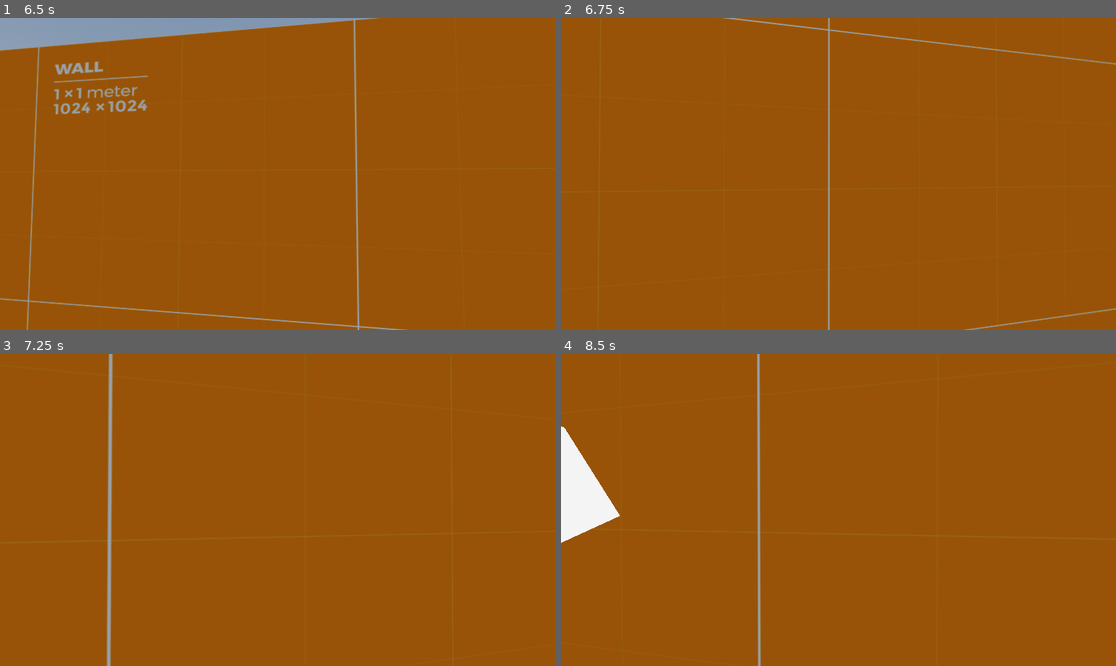
Above: before the commit, frames 1-4 (two rows, left to right).
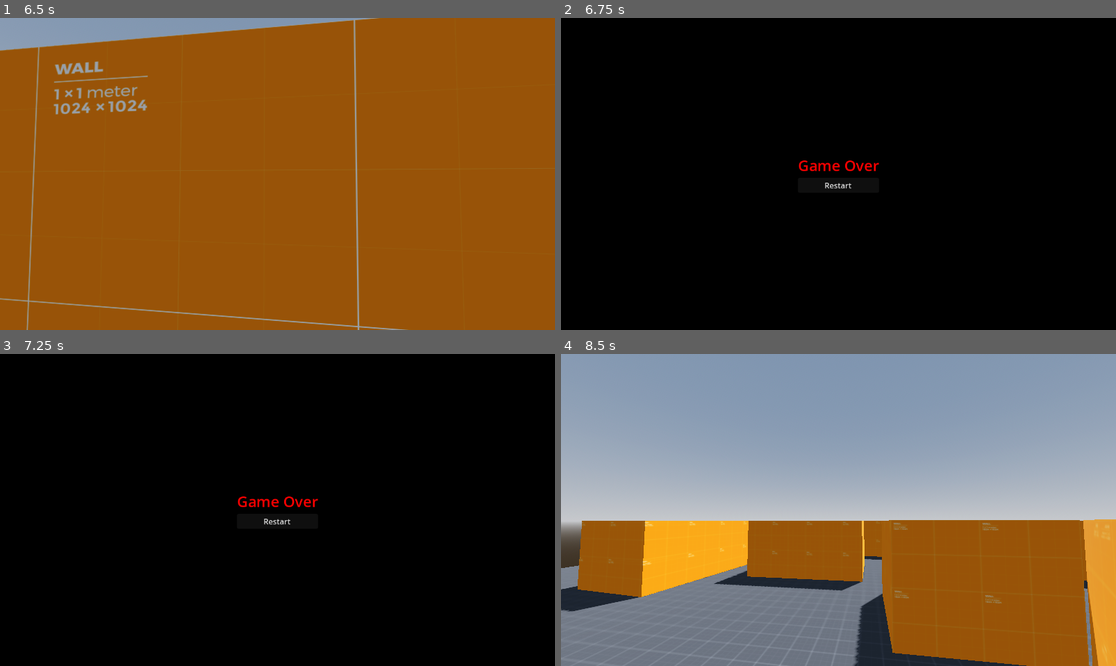
Above: after the commit, the same moments.

Repository: bypell/horror-game-enemy-demo
Game: Godot game, scene res://level/level.tscn
The game is run twice, just before and just after one commit, with the same random seed, the same clock (stepped at 60 frames per second) and the same inputs.
Inputs (mouse positions are in pixels of both pictures, inside the frame that each line leads up to):
- Up to frame 1 (6.5 s): tap Enter (ui_accept) at 0.5, 0.77, 1.52, 2.75, 3.02, 3.77, 4.52, 5.75, 6.02 s; move the mouse to (305, 174) at 0.52 s; hold Shift (sprint) 0.53-1.28 s; hold W (forward) 0.53-5.78 s; move the mouse to (249, 174) at 1.27 s; tap Shift (sprint) every 1.5 s from 1.35 to 5.85 s; move the mouse to (288, 167) at 2.02 s; hold Shift (sprint) 2.03-2.78 s; move the mouse to (271, 180) at 2.77 s; move the mouse to (316, 177) at 3.52 s; hold Shift (sprint) 3.53-4.28 s; move the mouse to (233, 170) at 4.27 s; move the mouse to (283, 174) at 5.02 s; hold Shift (sprint) 5.03-5.78 s; move the mouse to (255, 167) at 5.77 s; hold D (right) from 5.78 s (still down)
- Up to frame 2 (6.75 s): move the mouse to (866, 174) at 6.52 s; release D (right) at 6.53 s; hold W (forward) from 6.53 s (still down); hold Shift (sprint) from 6.53 s (still down)
- Up to frame 3 (7.25 s): keep holding W (forward); keep holding Shift (sprint); tap Enter (ui_accept) at 6.77 s
- Up to frame 4 (8.5 s): release W (forward) at 7.25 s; release Shift (sprint) at 7.25 s; click (838, 522) at 7.25 s, where only the run after the commit has a clickable "Restart"; tap Enter (ui_accept) at 8, 8.27 s; move the mouse to (810, 510) at 8.02 s; hold W (forward) from 8.03 s (still down); tap Shift (sprint) at 8.1 s

Frame 1 is identical in both runs. In frame 2, 100% of the frame differs, in the area x 0-100%, y 0-100%; in frame 3, 100%; in frame 4, 77%.

Commit message:
game over

Diff:
--- a/enemy/enemy.gd
+++ b/enemy/enemy.gd
@@ -1,5 +1,7 @@
 extends CharacterBody3D
 class_name Enemy
+
+signal reached_player
 
 @export var max_spotting_distance := 50.0
 
@@ -30,6 +32,8 @@
 	var where_to_look = navigation_agent.get_next_path_position()
 	where_to_look.y = global_position.y
 	if not where_to_look.is_equal_approx(global_position):
+		# if you want interpolation, look into quaternions and slerp()
+		# using look_at for simplicity
 		look_at(where_to_look)
 
 	velocity = direction * _current_speed
--- a/enemy/enemy.tscn
+++ b/enemy/enemy.tscn
@@ -8,7 +8,7 @@
 
 [sub_resource type="CylinderShape3D" id="CylinderShape3D_qjb43"]
 
-[node name="Enemy" type="CharacterBody3D"]
+[node name="Enemy" type="CharacterBody3D" groups=["enemy"]]
 script = ExtResource("1_5anih")
 
 [node name="CollisionShape3D" type="CollisionShape3D" parent="."]
@@ -22,14 +22,10 @@
 [node name="Skeleton3D" parent="EnemyModel/Armature" index="0"]
 bones/2/rotation = Quaternion(6.30291e-09, 3.17072e-08, -0.0528214, 0.998604)
 bones/4/rotation = Quaternion(6.30291e-09, -3.17072e-08, 0.0528214, 0.998604)
-bones/5/rotation = Quaternion(0.707107, 0, 0.707107, 0)
-bones/6/rotation = Quaternion(-5.09772e-10, 5.19975e-12, 0.0116608, 0.999932)
+bones/6/rotation = Quaternion(-5.09772e-10, 5.19886e-12, 0.0116608, 0.999932)
 bones/6/scale = Vector3(1, 1, 1)
-bones/7/rotation = Quaternion(-1.76095e-07, -2.15234e-07, -0.692058, 0.721842)
-bones/8/rotation = Quaternion(0.707107, 0, -0.707107, 0)
-bones/9/rotation = Quaternion(-5.09772e-10, -5.19975e-12, -0.0116608, 0.999932)
+bones/9/rotation = Quaternion(-5.09772e-10, -5.19886e-12, -0.0116608, 0.999932)
 bones/9/scale = Vector3(1, 1, 1)
-bones/10/rotation = Quaternion(-1.76095e-07, 2.15234e-07, 0.692058, 0.721842)
 
 [node name="AnimationPlayer" parent="EnemyModel" index="1"]
 autoplay = "Idle"
@@ -41,7 +37,7 @@
 [node name="EyeRayCast" type="RayCast3D" parent="Eye"]
 unique_name_in_owner = true
 enabled = false
-target_position = Vector3(0, 0, -50)
+target_position = Vector3(0, 0, -1)
 
 [node name="NavigationAgent3D" type="NavigationAgent3D" parent="."]
 unique_name_in_owner = true
--- a/enemy/states/state_chasing.gd
+++ b/enemy/states/state_chasing.gd
@@ -3,6 +3,7 @@
 const CHASE_MAX_TIME := 8.0
 
 @export var _chasing_speed := 6.0
+@export var _catching_distance := 1.4
 
 var _chase_timer := 0.0
 
@@ -22,3 +23,6 @@
 
 	if not _enemy.is_line_of_sight_broken():
 		_chase_timer = CHASE_MAX_TIME
+
+	if _enemy.global_position.distance_to(_enemy.player.global_position) <= _catching_distance:
+		_enemy.reached_player.emit()
--- /dev/null
+++ b/game_over/game_over.gd
@@ -0,0 +1,8 @@
+extends Control
+
+func _ready() -> void:
+	%RestartButton.pressed.connect(_on_restart_pressed)
+	Input.mouse_mode = Input.MOUSE_MODE_VISIBLE
+
+func _on_restart_pressed() -> void:
+	get_tree().change_scene_to_file("res://level/level.tscn")
--- /dev/null
+++ b/game_over/game_over.tscn
@@ -0,0 +1,43 @@
+[gd_scene load_steps=2 format=3 uid="uid://ds1dcdlcj1lya"]
+
+[ext_resource type="Script" path="res://game_over/game_over.gd" id="1_s28jw"]
+
+[node name="GameOver" type="Control"]
+layout_mode = 3
+anchors_preset = 15
+anchor_right = 1.0
+anchor_bottom = 1.0
+grow_horizontal = 2
+grow_vertical = 2
+script = ExtResource("1_s28jw")
+
+[node name="Background" type="ColorRect" parent="."]
+layout_mode = 1
+anchors_preset = 15
+anchor_right = 1.0
+anchor_bottom = 1.0
+grow_horizontal = 2
+grow_vertical = 2
+color = Color(0, 0, 0, 1)
+
+[node name="CenterContainer" type="CenterContainer" parent="."]
+layout_mode = 1
+anchors_preset = 15
+anchor_right = 1.0
+anchor_bottom = 1.0
+grow_horizontal = 2
+grow_vertical = 2
+
+[node name="VBoxContainer" type="VBoxContainer" parent="CenterContainer"]
+layout_mode = 2
+
+[node name="GameOverLabel" type="Label" parent="CenterContainer/VBoxContainer"]
+layout_mode = 2
+theme_override_colors/font_color = Color(1, 0, 0, 1)
+theme_override_font_sizes/font_size = 31
+text = "Game Over"
+
+[node name="RestartButton" type="Button" parent="CenterContainer/VBoxContainer"]
+unique_name_in_owner = true
+layout_mode = 2
+text = "Restart"
--- /dev/null
+++ b/level/level.gd
@@ -0,0 +1,10 @@
+extends Node3D
+
+
+func _ready() -> void:
+	var enemy: Enemy = get_tree().get_first_node_in_group("enemy")
+	enemy.reached_player.connect(_enemy_reached_player)
+
+
+func _enemy_reached_player() -> void:
+	get_tree().change_scene_to_file("res://game_over/game_over.tscn")
--- a/level/level.tscn
+++ b/level/level.tscn
@@ -1,6 +1,7 @@
-[gd_scene load_steps=8 format=3 uid="uid://xh24bj7vyc42"]
+[gd_scene load_steps=9 format=3 uid="uid://xh24bj7vyc42"]
 
 [ext_resource type="PackedScene" uid="uid://c6rslwmxfavxo" path="res://level/model/level.glb" id="1_0nlc8"]
+[ext_resource type="Script" path="res://level/level.gd" id="1_k0b2y"]
 [ext_resource type="PackedScene" uid="uid://ckkwdoj7vpe0d" path="res://enemy/enemy.tscn" id="2_xg7sp"]
 [ext_resource type="PackedScene" uid="uid://dfdjg6qbeunvr" path="res://player/player.tscn" id="3_pgwpv"]
 
@@ -25,6 +26,7 @@
 cell_height = 0.01
 
 [node name="Level" type="Node3D"]
+script = ExtResource("1_k0b2y")
 
 [node name="WorldEnvironment" type="WorldEnvironment" parent="."]
 environment = SubResource("Environment_hqlk8")
--- a/project.godot
+++ b/project.godot
@@ -18,6 +18,7 @@
 [global_group]
 
 player=""
+enemy=""
 
 [input]
 
